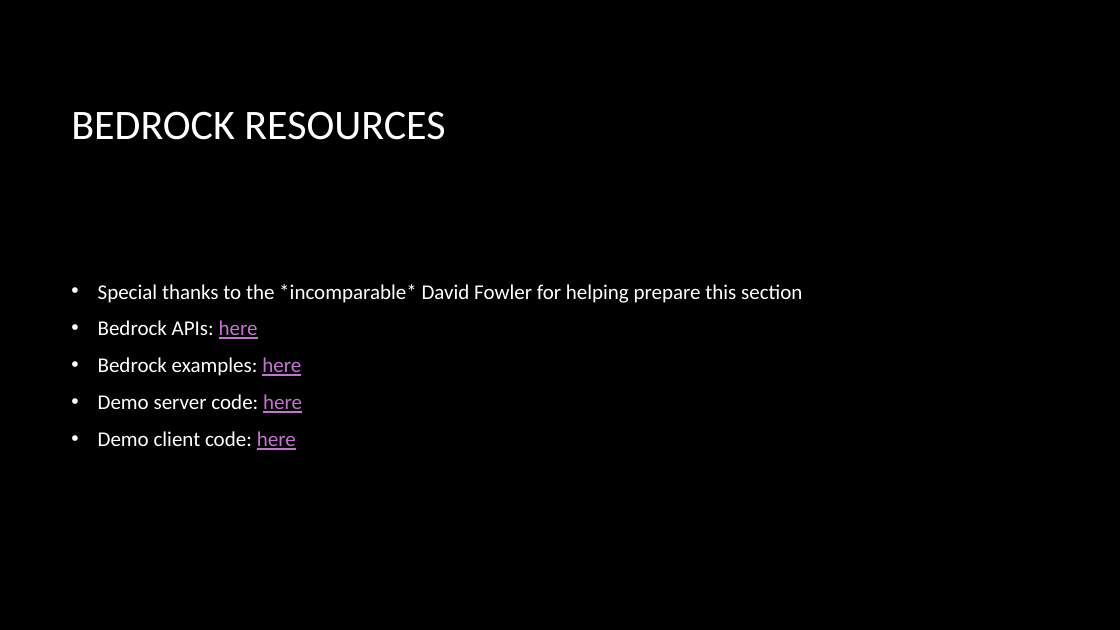
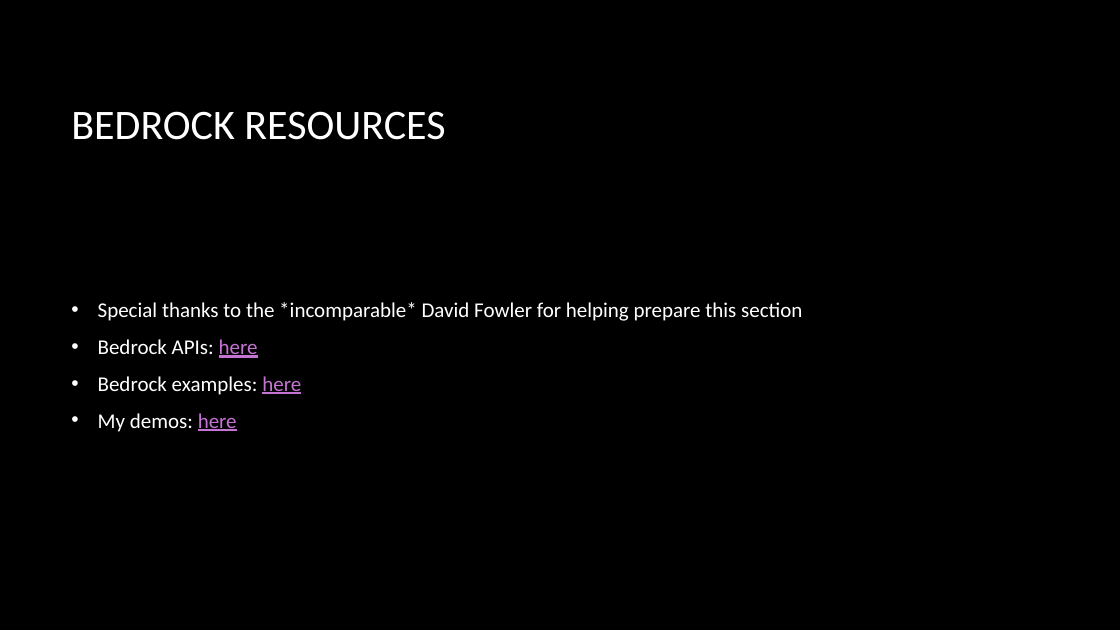
Before and after one commit to rynowak/Presentations, a slide deck: slide 12 of 2019/NDCSyndey/slides.pptx (slide 10 before the commit). Drawn at 1120x630 pixels with LibreOffice and Linux fonts; fonts in the diff are those of the drawing; background and template pictures are left out. Boxes give left, top, right and bottom in pixels: in the first picture for what was removed or moved away, otherwise in the second. Text is boxed around its words. In the diff, an @@ line names an element or a change of style, - is before the commit and + after.

```diff
--- a/2019/NDCSyndey/slides.pptx
+++ b/2019/NDCSyndey/slides.pptx
@@ text at box(98, 413, 237, 432): text changed @@
-• Demo server code: here
-• Demo client code: here
+• My demos: here
```
Also in this commit, not shown: 11 other slides changed, 5 slides added.
